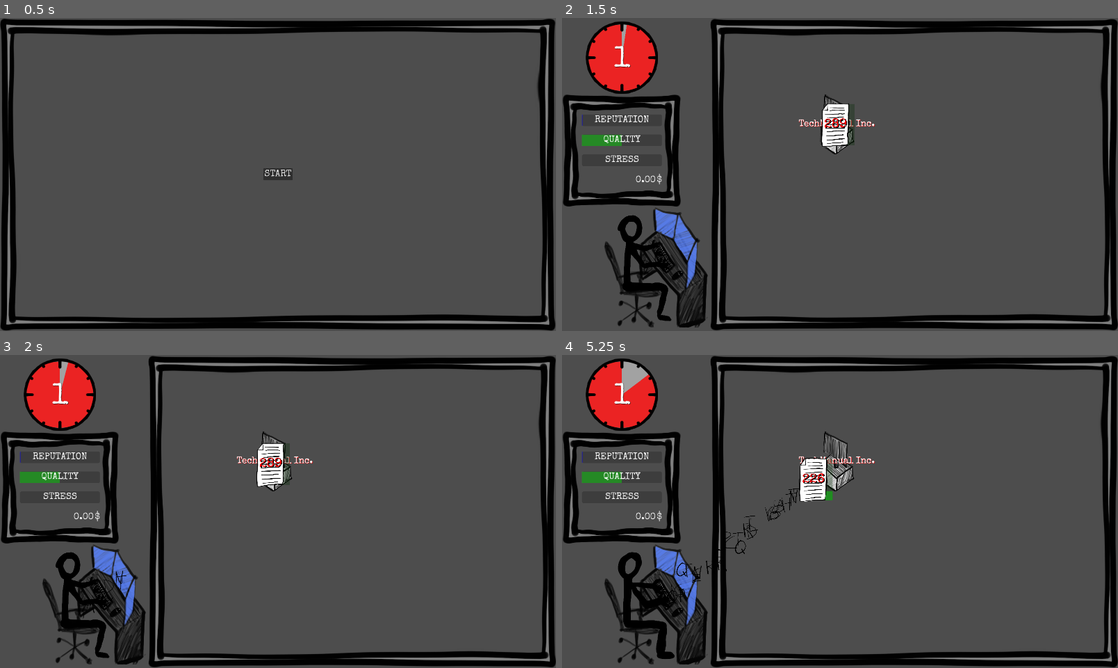
Above: before the commit, frames 1-4 (two rows, left to right).
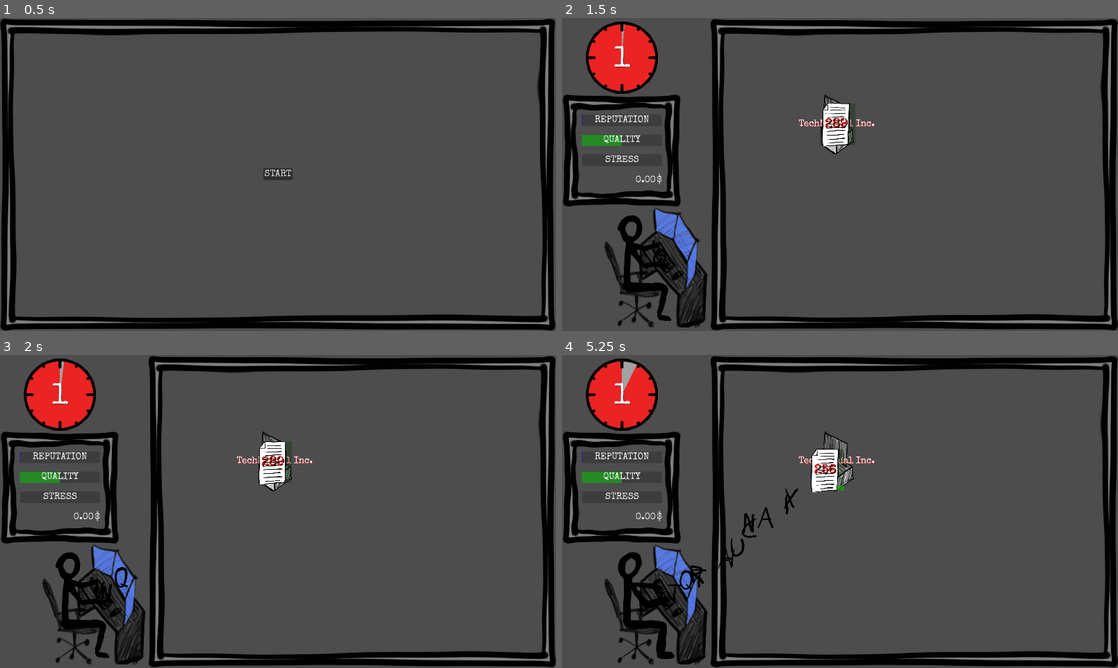
Above: after the commit, the same moments.

Repository: ildede/game-off-2025
Game: Godot game, scene res://scenes/ui/start_screen/start.tscn
Same seed, same stepped clock (60 frames per second), same inputs: the game is played once before the commit and once after it.
Inputs (mouse positions are in pixels of both pictures, inside the frame that each line leads up to):
- Up to frame 1 (0.5 s): no input
- Up to frame 2 (1.5 s): click "START" at 0.5 s; click "Accept" at 1.25 s
- Up to frame 3 (2 s): no input
- Up to frame 4 (5.25 s): click (834, 461) at 2 s; click (834, 461) at 2.75 s; click (834, 461) at 3.5 s; move the mouse to (962, 495) at 4.27 s; click (962, 495) at 4.42 s; drag from (728, 527) to (662, 602) at 5.02 s

Frame 1 is identical in both runs. In frame 2, 0.3% of the frame differs, in the area x 10-52%, y 2-82%; in frame 3, 0.7%; in frame 4, 1.8%, in the area x 11-51%, y 3-80%.

Commit message:
feat: add letters animations

Diff:
--- a/autoloads/global.gd
+++ b/autoloads/global.gd
@@ -92,9 +92,9 @@
 	game_state = State.new()
 
 class Config:
-	var day_lenght_in_seconds: float = 30
-	var seconds_between_events: int = 10
-	var words_per_letter: int = 9
+	var day_lenght_in_seconds: float = 60
+	var seconds_between_events: int = 20
+	var words_per_letter: int = 11
 	var max_stress_level: float = 100
 	var words_per_day: int = 2500
 
--- a/scenes/game/entities/letter/letter.gd
+++ b/scenes/game/entities/letter/letter.gd
@@ -2,14 +2,13 @@
 class_name Letter
 
 var speed = 200
-var possible_letters = ["A","B","C","D", "E", "F", "G", "H", "I" , "L", "M", "N", "O", "P", "Q", "R", "S", "T", "U", "V", "Z"]
+var possible_letters = ["A","B","C","D", "E", "F", "G", "H", "I", "J", "K", "L", "M", "N", "O", "P", "Q", "R", "S", "T", "U", "V", "W", "X", "Y", "Z"]
 var target: PathFollow2D
 var target_id: int
 var word_count: int = 10
 
 func _ready() -> void:
-	var imported_resource = load("res://scenes/game/entities/letter/assets/{0}.png".format([possible_letters.pick_random()]))
-	$Sprite2D.texture = imported_resource
+	$Sprite2D.play(possible_letters.pick_random())
 	word_count = Global.game_config.words_per_letter
 
 func _physics_process(delta: float) -> void:
--- a/scenes/game/entities/letter/letter.tscn
+++ b/scenes/game/entities/letter/letter.tscn
@@ -1,20 +1,570 @@
-[gd_scene load_steps=4 format=3 uid="uid://darjd76ufnyvc"]
+[gd_scene load_steps=108 format=3 uid="uid://darjd76ufnyvc"]
 
 [ext_resource type="Script" uid="uid://bd80t3awjiwsp" path="res://scenes/game/entities/letter/letter.gd" id="1_i1cnd"]
-[ext_resource type="Texture2D" uid="uid://cnniqed51op11" path="res://scenes/game/entities/letter/assets/A.png" id="1_vso0j"]
-
-[sub_resource type="CircleShape2D" id="CircleShape2D_3pyf3"]
-radius = 189.99998
+[ext_resource type="Texture2D" uid="uid://cs81hu5n80dxk" path="res://scenes/game/entities/letter/assets/A01.png" id="2_jbs4b"]
+[ext_resource type="Texture2D" uid="uid://cit6pky1jxekh" path="res://scenes/game/entities/letter/assets/A02.png" id="3_65lcv"]
+[ext_resource type="Texture2D" uid="uid://tqb2oyxi7c5q" path="res://scenes/game/entities/letter/assets/A03.png" id="4_gf6qj"]
+[ext_resource type="Texture2D" uid="uid://cvjcvn0xrl0ll" path="res://scenes/game/entities/letter/assets/A04.png" id="5_ijf5a"]
+[ext_resource type="Texture2D" uid="uid://be5jmbwhulisn" path="res://scenes/game/entities/letter/assets/B01.png" id="6_a1ci5"]
+[ext_resource type="Texture2D" uid="uid://m4xpcl03l4by" path="res://scenes/game/entities/letter/assets/B02.png" id="7_pkw7o"]
+[ext_resource type="Texture2D" uid="uid://bxc46tua84guc" path="res://scenes/game/entities/letter/assets/B03.png" id="8_whxao"]
+[ext_resource type="Texture2D" uid="uid://crpl8puhoyjem" path="res://scenes/game/entities/letter/assets/B04.png" id="9_jjow2"]
+[ext_resource type="Texture2D" uid="uid://dexjicpge8o7l" path="res://scenes/game/entities/letter/assets/C01.png" id="10_6hpw8"]
+[ext_resource type="Texture2D" uid="uid://s704if613exm" path="res://scenes/game/entities/letter/assets/C02.png" id="11_wc8k4"]
+[ext_resource type="Texture2D" uid="uid://bnkoc64ovrt3r" path="res://scenes/game/entities/letter/assets/C03.png" id="12_foyql"]
+[ext_resource type="Texture2D" uid="uid://dj1rchngdpxd7" path="res://scenes/game/entities/letter/assets/C04.png" id="13_aw4pk"]
+[ext_resource type="Texture2D" uid="uid://e05328gx1ewn" path="res://scenes/game/entities/letter/assets/D01.png" id="14_t6d5x"]
+[ext_resource type="Texture2D" uid="uid://ba7flu6j46c3r" path="res://scenes/game/entities/letter/assets/D02.png" id="15_037fb"]
+[ext_resource type="Texture2D" uid="uid://dmj5taetg4c3l" path="res://scenes/game/entities/letter/assets/D03.png" id="16_jnvte"]
+[ext_resource type="Texture2D" uid="uid://t6pv04bdw4ue" path="res://scenes/game/entities/letter/assets/D04.png" id="17_4elsu"]
+[ext_resource type="Texture2D" uid="uid://dqd3rn3rohpbx" path="res://scenes/game/entities/letter/assets/E01.png" id="18_jpb7u"]
+[ext_resource type="Texture2D" uid="uid://1u071ceyeh7y" path="res://scenes/game/entities/letter/assets/E02.png" id="19_uvkqu"]
+[ext_resource type="Texture2D" uid="uid://cmyb0lgcj0b5k" path="res://scenes/game/entities/letter/assets/E03.png" id="20_6xkjc"]
+[ext_resource type="Texture2D" uid="uid://pfqdpvofar72" path="res://scenes/game/entities/letter/assets/E04.png" id="21_5vajh"]
+[ext_resource type="Texture2D" uid="uid://frnkhr71bxkh" path="res://scenes/game/entities/letter/assets/F01.png" id="22_pmrd3"]
+[ext_resource type="Texture2D" uid="uid://dwbdg8h4dahmi" path="res://scenes/game/entities/letter/assets/F02.png" id="23_iwq74"]
+[ext_resource type="Texture2D" uid="uid://ipd802olvp7v" path="res://scenes/game/entities/letter/assets/F03.png" id="24_a8k4f"]
+[ext_resource type="Texture2D" uid="uid://dg25ccn8h0jtk" path="res://scenes/game/entities/letter/assets/F04.png" id="25_6c0c0"]
+[ext_resource type="Texture2D" uid="uid://dsh87onchyequ" path="res://scenes/game/entities/letter/assets/G01.png" id="26_gr276"]
+[ext_resource type="Texture2D" uid="uid://b4jd5yb2btybd" path="res://scenes/game/entities/letter/assets/G02.png" id="27_47owg"]
+[ext_resource type="Texture2D" uid="uid://7l1d6pkpy3ir" path="res://scenes/game/entities/letter/assets/G03.png" id="28_2kavn"]
+[ext_resource type="Texture2D" uid="uid://k4ser7touq2" path="res://scenes/game/entities/letter/assets/G04.png" id="29_k1sfj"]
+[ext_resource type="Texture2D" uid="uid://nk6yv7acpe0m" path="res://scenes/game/entities/letter/assets/H01.png" id="30_rnlpp"]
+[ext_resource type="Texture2D" uid="uid://07bucvk7rynt" path="res://scenes/game/entities/letter/assets/H02.png" id="31_m62qp"]
+[ext_resource type="Texture2D" uid="uid://bxe48tcuw5t4u" path="res://scenes/game/entities/letter/assets/H03.png" id="32_j7cdh"]
+[ext_resource type="Texture2D" uid="uid://brcy2e2dfn0vo" path="res://scenes/game/entities/letter/assets/H04.png" id="33_aumf7"]
+[ext_resource type="Texture2D" uid="uid://cbf8nfjf6qvn8" path="res://scenes/game/entities/letter/assets/I01.png" id="34_vsa83"]
+[ext_resource type="Texture2D" uid="uid://c6ju5g0aoc62" path="res://scenes/game/entities/letter/assets/I02.png" id="35_0lomv"]
+[ext_resource type="Texture2D" uid="uid://bo8ox6srgo52b" path="res://scenes/game/entities/letter/assets/I03.png" id="36_6y0me"]
+[ext_resource type="Texture2D" uid="uid://cx5dyi8c0i71u" path="res://scenes/game/entities/letter/assets/I04.png" id="37_up8mp"]
+[ext_resource type="Texture2D" uid="uid://cg2l7nsm5kwv8" path="res://scenes/game/entities/letter/assets/J01.png" id="38_4ahlj"]
+[ext_resource type="Texture2D" uid="uid://d3k55ydfs3ggk" path="res://scenes/game/entities/letter/assets/J02.png" id="39_j618r"]
+[ext_resource type="Texture2D" uid="uid://dbmpmp2hflhl4" path="res://scenes/game/entities/letter/assets/J03.png" id="40_jxup4"]
+[ext_resource type="Texture2D" uid="uid://ggpe1o2k8jtj" path="res://scenes/game/entities/letter/assets/J04.png" id="41_4wgvv"]
+[ext_resource type="Texture2D" uid="uid://uokjahkqwjki" path="res://scenes/game/entities/letter/assets/K01.png" id="42_krcu7"]
+[ext_resource type="Texture2D" uid="uid://cys7wwim3eaym" path="res://scenes/game/entities/letter/assets/K02.png" id="43_vbs7o"]
+[ext_resource type="Texture2D" uid="uid://denquod03bdkv" path="res://scenes/game/entities/letter/assets/K03.png" id="44_f74oa"]
+[ext_resource type="Texture2D" uid="uid://bcgtfbse8ed5t" path="res://scenes/game/entities/letter/assets/K04.png" id="45_3ric2"]
+[ext_resource type="Texture2D" uid="uid://jkah4i545b76" path="res://scenes/game/entities/letter/assets/L01.png" id="46_nku6m"]
+[ext_resource type="Texture2D" uid="uid://d11c2ggb0hdaf" path="res://scenes/game/entities/letter/assets/L02.png" id="47_j2l74"]
+[ext_resource type="Texture2D" uid="uid://171wkmcdcag8" path="res://scenes/game/entities/letter/assets/L03.png" id="48_afo6y"]
+[ext_resource type="Texture2D" uid="uid://dgose2dktc7yh" path="res://scenes/game/entities/letter/assets/L04.png" id="49_euutm"]
+[ext_resource type="Texture2D" uid="uid://dcb1srr47vhb3" path="res://scenes/game/entities/letter/assets/M01.png" id="50_exttl"]
+[ext_resource type="Texture2D" uid="uid://qc5a2ogqskbq" path="res://scenes/game/entities/letter/assets/M02.png" id="51_ttm45"]
+[ext_resource type="Texture2D" uid="uid://xmtqs2ihnatm" path="res://scenes/game/entities/letter/assets/M03.png" id="52_xj4b1"]
+[ext_resource type="Texture2D" uid="uid://dxhureg0gddnb" path="res://scenes/game/entities/letter/assets/M04.png" id="53_2w08a"]
+[ext_resource type="Texture2D" uid="uid://cehbsc5tkal15" path="res://scenes/game/entities/letter/assets/N01.png" id="54_bp11h"]
+[ext_resource type="Texture2D" uid="uid://b3xi6a74gbohn" path="res://scenes/game/entities/letter/assets/N02.png" id="55_bjxkd"]
+[ext_resource type="Texture2D" uid="uid://dguoj3d1bwugp" path="res://scenes/game/entities/letter/assets/N03.png" id="56_jjxld"]
+[ext_resource type="Texture2D" uid="uid://y11ee45gasml" path="res://scenes/game/entities/letter/assets/N04.png" id="57_4bfnw"]
+[ext_resource type="Texture2D" uid="uid://pfikp8573ufj" path="res://scenes/game/entities/letter/assets/O01.png" id="58_r8ekl"]
+[ext_resource type="Texture2D" uid="uid://x27rgfsj3vvi" path="res://scenes/game/entities/letter/assets/O02.png" id="59_hjyjw"]
+[ext_resource type="Texture2D" uid="uid://gyl8haopfido" path="res://scenes/game/entities/letter/assets/O03.png" id="60_k52sj"]
+[ext_resource type="Texture2D" uid="uid://doideqkc6qaxk" path="res://scenes/game/entities/letter/assets/O04.png" id="61_rsu4s"]
+[ext_resource type="Texture2D" uid="uid://c5d2bioa68k8v" path="res://scenes/game/entities/letter/assets/P01.png" id="62_xchvu"]
+[ext_resource type="Texture2D" uid="uid://2x3rngbfq4ui" path="res://scenes/game/entities/letter/assets/P02.png" id="63_d6a1t"]
+[ext_resource type="Texture2D" uid="uid://bp6fgkscr4jf8" path="res://scenes/game/entities/letter/assets/P03.png" id="64_0pgsd"]
+[ext_resource type="Texture2D" uid="uid://ctkfch67o8osm" path="res://scenes/game/entities/letter/assets/P04.png" id="65_cswgf"]
+[ext_resource type="Texture2D" uid="uid://cgf3kutxwoqb4" path="res://scenes/game/entities/letter/assets/Q01.png" id="66_ylvrl"]
+[ext_resource type="Texture2D" uid="uid://cvvocjkatc6ga" path="res://scenes/game/entities/letter/assets/Q02.png" id="67_8paao"]
+[ext_resource type="Texture2D" uid="uid://d0egw2fxafpul" path="res://scenes/game/entities/letter/assets/Q03.png" id="68_b6org"]
+[ext_resource type="Texture2D" uid="uid://b110krhhh0r20" path="res://scenes/game/entities/letter/assets/Q04.png" id="69_nsn0x"]
+[ext_resource type="Texture2D" uid="uid://ct4nxrggty5d8" path="res://scenes/game/entities/letter/assets/R01.png" id="70_tg641"]
+[ext_resource type="Texture2D" uid="uid://dyeiqff1to6va" path="res://scenes/game/entities/letter/assets/R02.png" id="71_hgoka"]
+[ext_resource type="Texture2D" uid="uid://ct1h2s1ewamea" path="res://scenes/game/entities/letter/assets/R03.png" id="72_0nmtv"]
+[ext_resource type="Texture2D" uid="uid://c87gyv88vkjqa" path="res://scenes/game/entities/letter/assets/R04.png" id="73_7pk4h"]
+[ext_resource type="Texture2D" uid="uid://b5qxvm5vos0sr" path="res://scenes/game/entities/letter/assets/S01.png" id="74_26erq"]
+[ext_resource type="Texture2D" uid="uid://bodku651errww" path="res://scenes/game/entities/letter/assets/S02.png" id="75_xv6rk"]
+[ext_resource type="Texture2D" uid="uid://qhy6vatwyfp7" path="res://scenes/game/entities/letter/assets/S03.png" id="76_iy3n4"]
+[ext_resource type="Texture2D" uid="uid://beo7hmjs56vtj" path="res://scenes/game/entities/letter/assets/S04.png" id="77_b8ljc"]
+[ext_resource type="Texture2D" uid="uid://bth5elaq2gdch" path="res://scenes/game/entities/letter/assets/T01.png" id="78_0a15x"]
+[ext_resource type="Texture2D" uid="uid://ch5i0u7t1oalr" path="res://scenes/game/entities/letter/assets/T02.png" id="79_ujek1"]
+[ext_resource type="Texture2D" uid="uid://xmu0mpd1htwt" path="res://scenes/game/entities/letter/assets/T03.png" id="80_jigac"]
+[ext_resource type="Texture2D" uid="uid://bkhyywm1kyc04" path="res://scenes/game/entities/letter/assets/T04.png" id="81_3f2bx"]
+[ext_resource type="Texture2D" uid="uid://mf6fnmgt6l7u" path="res://scenes/game/entities/letter/assets/U01.png" id="82_hsdos"]
+[ext_resource type="Texture2D" uid="uid://xf6d7xr4lqoe" path="res://scenes/game/entities/letter/assets/U02.png" id="83_j1tiu"]
+[ext_resource type="Texture2D" uid="uid://bktv8yupjt4ln" path="res://scenes/game/entities/letter/assets/U03.png" id="84_hd0d2"]
+[ext_resource type="Texture2D" uid="uid://bed78kdv5g6qr" path="res://scenes/game/entities/letter/assets/U04.png" id="85_3ib6r"]
+[ext_resource type="Texture2D" uid="uid://dmphq7y4ajrg8" path="res://scenes/game/entities/letter/assets/V01.png" id="86_0lsha"]
+[ext_resource type="Texture2D" uid="uid://ol8rqjrtuo5k" path="res://scenes/game/entities/letter/assets/V02.png" id="87_y6ilj"]
+[ext_resource type="Texture2D" uid="uid://yqkye5lx4m3p" path="res://scenes/game/entities/letter/assets/V03.png" id="88_e5m50"]
+[ext_resource type="Texture2D" uid="uid://c4ekm5st1gwtl" path="res://scenes/game/entities/letter/assets/V04.png" id="89_pusrk"]
+[ext_resource type="Texture2D" uid="uid://cqm7q3f7ipv8k" path="res://scenes/game/entities/letter/assets/W01.png" id="90_kywg0"]
+[ext_resource type="Texture2D" uid="uid://c4756t02dxr6p" path="res://scenes/game/entities/letter/assets/W02.png" id="91_psm57"]
+[ext_resource type="Texture2D" uid="uid://d0iobv0wsnoop" path="res://scenes/game/entities/letter/assets/W03.png" id="92_rxsth"]
+[ext_resource type="Texture2D" uid="uid://hjpw4ctp502m" path="res://scenes/game/entities/letter/assets/W04.png" id="93_2r5kr"]
+[ext_resource type="Texture2D" uid="uid://bs4cddcmi33ut" path="res://scenes/game/entities/letter/assets/X01.png" id="94_u3esr"]
+[ext_resource type="Texture2D" uid="uid://cnwydgs7rhc3k" path="res://scenes/game/entities/letter/assets/X02.png" id="95_rsyvx"]
+[ext_resource type="Texture2D" uid="uid://bjdwnnes3tjif" path="res://scenes/game/entities/letter/assets/X03.png" id="96_2whwy"]
+[ext_resource type="Texture2D" uid="uid://d3dmn7a5wkypn" path="res://scenes/game/entities/letter/assets/X04.png" id="97_y0svp"]
+[ext_resource type="Texture2D" uid="uid://cv3loq11f8yo3" path="res://scenes/game/entities/letter/assets/Y01.png" id="98_75hv8"]
+[ext_resource type="Texture2D" uid="uid://bi4cdr7o6llko" path="res://scenes/game/entities/letter/assets/Y02.png" id="99_r4itj"]
+[ext_resource type="Texture2D" uid="uid://dnttd3d8x0gs7" path="res://scenes/game/entities/letter/assets/Y03.png" id="100_y2f8f"]
+[ext_resource type="Texture2D" uid="uid://dx0i0g7ywrcao" path="res://scenes/game/entities/letter/assets/Y04.png" id="101_thdau"]
+[ext_resource type="Texture2D" uid="uid://c4dktjuq5j57l" path="res://scenes/game/entities/letter/assets/Z01.png" id="102_jhnq3"]
+[ext_resource type="Texture2D" uid="uid://dxcfuguypd0fl" path="res://scenes/game/entities/letter/assets/Z02.png" id="103_6gn20"]
+[ext_resource type="Texture2D" uid="uid://ca6nkmhn6874u" path="res://scenes/game/entities/letter/assets/Z03.png" id="104_u3ikd"]
+[ext_resource type="Texture2D" uid="uid://yg4lmbm4klaq" path="res://scenes/game/entities/letter/assets/Z04.png" id="105_mqg4i"]
+
+[sub_resource type="SpriteFrames" id="SpriteFrames_0f4hg"]
+animations = [{
+"frames": [{
+"duration": 1.0,
+"texture": ExtResource("2_jbs4b")
+}, {
+"duration": 1.0,
+"texture": ExtResource("3_65lcv")
+}, {
+"duration": 1.0,
+"texture": ExtResource("4_gf6qj")
+}, {
+"duration": 1.0,
+"texture": ExtResource("5_ijf5a")
+}],
+"loop": true,
+"name": &"A",
+"speed": 5.0
+}, {
+"frames": [{
+"duration": 1.0,
+"texture": ExtResource("6_a1ci5")
+}, {
+"duration": 1.0,
+"texture": ExtResource("7_pkw7o")
+}, {
+"duration": 1.0,
+"texture": ExtResource("8_whxao")
+}, {
+"duration": 1.0,
+"texture": ExtResource("9_jjow2")
+}],
+"loop": true,
+"name": &"B",
+"speed": 5.0
+}, {
+"frames": [{
+"duration": 1.0,
+"texture": ExtResource("10_6hpw8")
+}, {
+"duration": 1.0,
+"texture": ExtResource("11_wc8k4")
+}, {
+"duration": 1.0,
+"texture": ExtResource("12_foyql")
+}, {
+"duration": 1.0,
+"texture": ExtResource("13_aw4pk")
+}],
+"loop": true,
+"name": &"C",
+"speed": 5.0
+}, {
+"frames": [{
+"duration": 1.0,
+"texture": ExtResource("14_t6d5x")
+}, {
+"duration": 1.0,
+"texture": ExtResource("15_037fb")
+}, {
+"duration": 1.0,
+"texture": ExtResource("16_jnvte")
+}, {
+"duration": 1.0,
+"texture": ExtResource("17_4elsu")
+}],
+"loop": true,
+"name": &"D",
+"speed": 5.0
+}, {
+"frames": [{
+"duration": 1.0,
+"texture": ExtResource("18_jpb7u")
+}, {
+"duration": 1.0,
+"texture": ExtResource("19_uvkqu")
+}, {
+"duration": 1.0,
+"texture": ExtResource("20_6xkjc")
+}, {
+"duration": 1.0,
+"texture": ExtResource("21_5vajh")
+}],
+"loop": true,
+"name": &"E",
+"speed": 5.0
+}, {
+"frames": [{
+"duration": 1.0,
+"texture": ExtResource("22_pmrd3")
+}, {
+"duration": 1.0,
+"texture": ExtResource("23_iwq74")
+}, {
+"duration": 1.0,
+"texture": ExtResource("24_a8k4f")
+}, {
+"duration": 1.0,
+"texture": ExtResource("25_6c0c0")
+}],
+"loop": true,
+"name": &"F",
+"speed": 5.0
+}, {
+"frames": [{
+"duration": 1.0,
+"texture": ExtResource("26_gr276")
+}, {
+"duration": 1.0,
+"texture": ExtResource("27_47owg")
+}, {
+"duration": 1.0,
+"texture": ExtResource("28_2kavn")
+}, {
+"duration": 1.0,
+"texture": ExtResource("29_k1sfj")
+}],
+"loop": true,
+"name": &"G",
+"speed": 5.0
+}, {
+"frames": [{
+"duration": 1.0,
+"texture": ExtResource("30_rnlpp")
+}, {
+"duration": 1.0,
+"texture": ExtResource("31_m62qp")
+}, {
+"duration": 1.0,
+"texture": ExtResource("32_j7cdh")
+}, {
+"duration": 1.0,
+"texture": ExtResource("33_aumf7")
+}],
+"loop": true,
+"name": &"H",
+"speed": 5.0
+}, {
+"frames": [{
+"duration": 1.0,
+"texture": ExtResource("34_vsa83")
+}, {
+"duration": 1.0,
+"texture": ExtResource("35_0lomv")
+}, {
+"duration": 1.0,
+"texture": ExtResource("36_6y0me")
+}, {
+"duration": 1.0,
+"texture": ExtResource("37_up8mp")
+}],
+"loop": true,
+"name": &"I",
+"speed": 5.0
+}, {
+"frames": [{
+"duration": 1.0,
+"texture": ExtResource("38_4ahlj")
+}, {
+"duration": 1.0,
+"texture": ExtResource("39_j618r")
+}, {
+"duration": 1.0,
+"texture": ExtResource("40_jxup4")
+}, {
+"duration": 1.0,
+"texture": ExtResource("41_4wgvv")
+}],
+"loop": true,
+"name": &"J",
+"speed": 5.0
+}, {
+"frames": [{
+"duration": 1.0,
+"texture": ExtResource("42_krcu7")
+}, {
+"duration": 1.0,
+"texture": ExtResource("43_vbs7o")
+}, {
+"duration": 1.0,
+"texture": ExtResource("44_f74oa")
+}, {
+"duration": 1.0,
+"texture": ExtResource("45_3ric2")
+}],
+"loop": true,
+"name": &"K",
+"speed": 5.0
+}, {
+"frames": [{
+"duration": 1.0,
+"texture": ExtResource("46_nku6m")
+}, {
+"duration": 1.0,
+"texture": ExtResource("47_j2l74")
+}, {
+"duration": 1.0,
+"texture": ExtResource("48_afo6y")
+}, {
+"duration": 1.0,
+"texture": ExtResource("49_euutm")
+}],
+"loop": true,
+"name": &"L",
+"speed": 5.0
+}, {
+"frames": [{
+"duration": 1.0,
+"texture": ExtResource("50_exttl")
+}, {
+"duration": 1.0,
+"texture": ExtResource("51_ttm45")
+}, {
+"duration": 1.0,
+"texture": ExtResource("52_xj4b1")
+}, {
+"duration": 1.0,
+"texture": ExtResource("53_2w08a")
+}],
+"loop": true,
+"name": &"M",
+"speed": 5.0
+}, {
+"frames": [{
+"duration": 1.0,
+"texture": ExtResource("54_bp11h")
+}, {
+"duration": 1.0,
+"texture": ExtResource("55_bjxkd")
+}, {
+"duration": 1.0,
+"texture": ExtResource("56_jjxld")
+}, {
+"duration": 1.0,
+"texture": ExtResource("57_4bfnw")
+}],
+"loop": true,
+"name": &"N",
+"speed": 5.0
+}, {
+"frames": [{
+"duration": 1.0,
+"texture": ExtResource("58_r8ekl")
+}, {
+"duration": 1.0,
+"texture": ExtResource("59_hjyjw")
+}, {
+"duration": 1.0,
+"texture": ExtResource("60_k52sj")
+}, {
+"duration": 1.0,
+"texture": ExtResource("61_rsu4s")
+}],
+"loop": true,
+"name": &"O",
+"speed": 5.0
+}, {
+"frames": [{
+"duration": 1.0,
+"texture": ExtResource("62_xchvu")
+}, {
+"duration": 1.0,
+"texture": ExtResource("63_d6a1t")
+}, {
+"duration": 1.0,
+"texture": ExtResource("64_0pgsd")
+}, {
+"duration": 1.0,
+"texture": ExtResource("65_cswgf")
+}],
+"loop": true,
+"name": &"P",
+"speed": 5.0
+}, {
+"frames": [{
+"duration": 1.0,
+"texture": ExtResource("66_ylvrl")
+}, {
+"duration": 1.0,
+"texture": ExtResource("67_8paao")
+}, {
+"duration": 1.0,
+"texture": ExtResource("68_b6org")
+}, {
+"duration": 1.0,
+"texture": ExtResource("69_nsn0x")
+}],
+"loop": true,
+"name": &"Q",
+"speed": 5.0
+}, {
+"frames": [{
+"duration": 1.0,
+"texture": ExtResource("70_tg641")
+}, {
+"duration": 1.0,
+"texture": ExtResource("71_hgoka")
+}, {
+"duration": 1.0,
+"texture": ExtResource("72_0nmtv")
+}, {
+"duration": 1.0,
+"texture": ExtResource("73_7pk4h")
+}],
+"loop": true,
+"name": &"R",
+"speed": 5.0
+}, {
+"frames": [{
+"duration": 1.0,
+"texture": ExtResource("74_26erq")
+}, {
+"duration": 1.0,
+"texture": ExtResource("75_xv6rk")
+}, {
+"duration": 1.0,
+"texture": ExtResource("76_iy3n4")
+}, {
+"duration": 1.0,
+"texture": ExtResource("77_b8ljc")
+}],
+"loop": true,
+"name": &"S",
+"speed": 5.0
+}, {
+"frames": [{
+"duration": 1.0,
+"texture": ExtResource("78_0a15x")
+}, {
+"duration": 1.0,
+"texture": ExtResource("79_ujek1")
+}, {
+"duration": 1.0,
+"texture": ExtResource("80_jigac")
+}, {
+"duration": 1.0,
+"texture": ExtResource("81_3f2bx")
+}],
+"loop": true,
+"name": &"T",
+"speed": 5.0
+}, {
+"frames": [{
+"duration": 1.0,
+"texture": ExtResource("82_hsdos")
+}, {
+"duration": 1.0,
+"texture": ExtResource("83_j1tiu")
+}, {
+"duration": 1.0,
+"texture": ExtResource("84_hd0d2")
+}, {
+"duration": 1.0,
+"texture": ExtResource("85_3ib6r")
+}],
+"loop": true,
+"name": &"U",
+"speed": 5.0
+}, {
+"frames": [{
+"duration": 1.0,
+"texture": ExtResource("86_0lsha")
+}, {
+"duration": 1.0,
+"texture": ExtResource("87_y6ilj")
+}, {
+"duration": 1.0,
+"texture": ExtResource("88_e5m50")
+}, {
+"duration": 1.0,
+"texture": ExtResource("89_pusrk")
+}],
+"loop": true,
+"name": &"V",
+"speed": 5.0
+}, {
+"frames": [{
+"duration": 1.0,
+"texture": ExtResource("90_kywg0")
+}, {
+"duration": 1.0,
+"texture": ExtResource("91_psm57")
+}, {
+"duration": 1.0,
+"texture": ExtResource("92_rxsth")
+}, {
+"duration": 1.0,
+"texture": ExtResource("93_2r5kr")
+}],
+"loop": true,
+"name": &"W",
+"speed": 5.0
+}, {
+"frames": [{
+"duration": 1.0,
+"texture": ExtResource("94_u3esr")
+}, {
+"duration": 1.0,
+"texture": ExtResource("95_rsyvx")
+}, {
+"duration": 1.0,
+"texture": ExtResource("96_2whwy")
+}, {
+"duration": 1.0,
+"texture": ExtResource("97_y0svp")
+}],
+"loop": true,
+"name": &"X",
+"speed": 5.0
+}, {
+"frames": [{
+"duration": 1.0,
+"texture": ExtResource("98_75hv8")
+}, {
+"duration": 1.0,
+"texture": ExtResource("99_r4itj")
+}, {
+"duration": 1.0,
+"texture": ExtResource("100_y2f8f")
+}, {
+"duration": 1.0,
+"texture": ExtResource("101_thdau")
+}],
+"loop": true,
+"name": &"Y",
+"speed": 5.0
+}, {
+"frames": [{
+"duration": 1.0,
+"texture": ExtResource("102_jhnq3")
+}, {
+"duration": 1.0,
+"texture": ExtResource("103_6gn20")
+}, {
+"duration": 1.0,
+"texture": ExtResource("104_u3ikd")
+}, {
+"duration": 1.0,
+"texture": ExtResource("105_mqg4i")
+}],
+"loop": true,
+"name": &"Z",
+"speed": 5.0
+}]
+
+[sub_resource type="CapsuleShape2D" id="CapsuleShape2D_jbs4b"]
+radius = 94.99999
+height = 249.99997
 
 [node name="Letter" type="Area2D"]
-scale = Vector2(0.1, 0.1)
+scale = Vector2(0.3, 0.3)
 script = ExtResource("1_i1cnd")
 
-[node name="Sprite2D" type="Sprite2D" parent="."]
-texture = ExtResource("1_vso0j")
+[node name="Sprite2D" type="AnimatedSprite2D" parent="."]
+sprite_frames = SubResource("SpriteFrames_0f4hg")
+animation = &"A"
 
 [node name="CollisionShape2D" type="CollisionShape2D" parent="."]
-shape = SubResource("CircleShape2D_3pyf3")
+shape = SubResource("CapsuleShape2D_jbs4b")
 
 [connection signal="area_entered" from="." to="." method="_on_area_entered"]
 [connection signal="body_entered" from="." to="." method="_on_body_entered"]
Binary file removed: scenes/game/entities/letter/assets/A.png
Not shown, removed: scenes/game/entities/letter/assets/A.png.import
Binary file added: scenes/game/entities/letter/assets/A01.png
Not shown, added: scenes/game/entities/letter/assets/A01.png.import
Binary file added: scenes/game/entities/letter/assets/A02.png
Not shown, added: scenes/game/entities/letter/assets/A02.png.import
Binary file added: scenes/game/entities/letter/assets/A03.png
Not shown, added: scenes/game/entities/letter/assets/A03.png.import
Binary file added: scenes/game/entities/letter/assets/A04.png
Not shown, added: scenes/game/entities/letter/assets/A04.png.import
Binary file removed: scenes/game/entities/letter/assets/B.png
Not shown, removed: scenes/game/entities/letter/assets/B.png.import
(and 238 more such lines)
